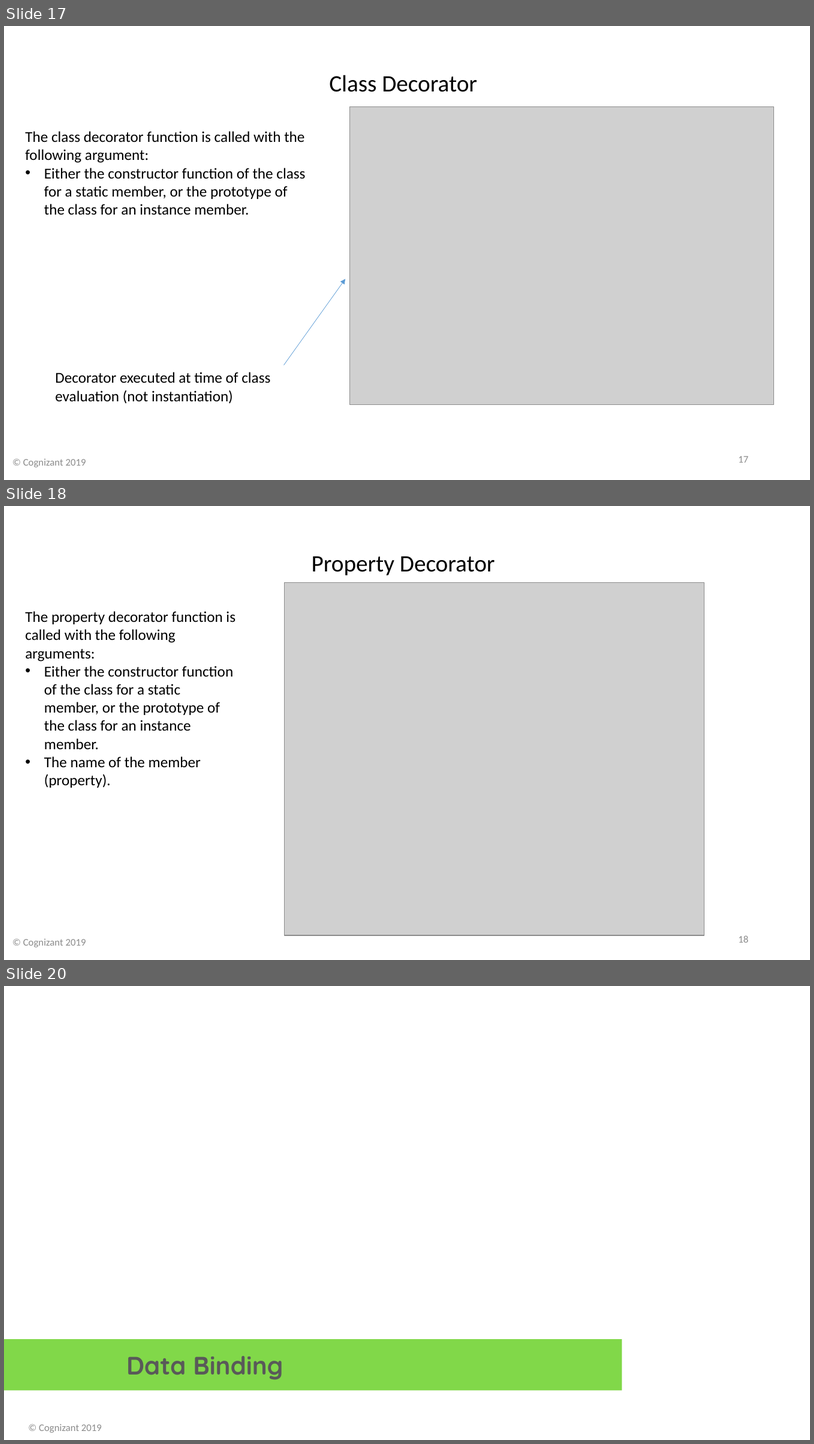
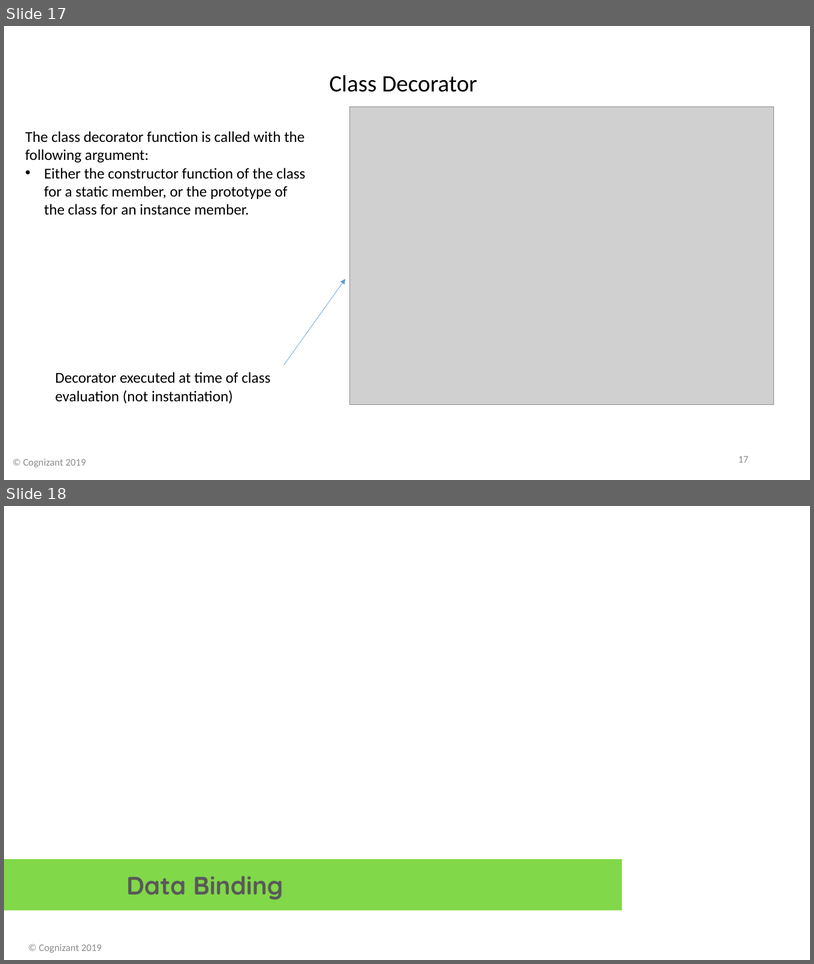
Before and after one commit to davembrownx/PowerPoint-Decks, a slide deck: Angular 8 Day 2 Basic Concepts and Binding.pptx. Shown one above the other, each under a label of ours: slides 17, 18 and 20 before the commit, slides 17 and 18 after it; the slides between them are not shown. The pictures are 814x1444 and 814x964 pixels, drawn with LibreOffice and Linux fonts; fonts in the diff are those of the drawing; grey boxes stand for pictures; background and template pictures are left out. Boxes give left, top, right and bottom in pixels: in the first picture for what was removed or moved away, otherwise in the second. Text is boxed around its words. In the diff, an @@ line names an element or a change of style, - is before the commit and + after.

```diff
--- a/Angular 8 Day 2 Basic Concepts and Binding.pptx
+++ b/Angular 8 Day 2 Basic Concepts and Binding.pptx
@@ slide 18 removed at [4, 506, 810, 960], background picture (left out) @@
@@ title removed at [312, 506, 495, 549] @@
-Decorators
@@ text removed at [312, 556, 495, 576] @@
-Property Decorator
@@ picture removed at [285, 583, 705, 936] @@
@@ text removed at [25, 611, 236, 787] @@
-The property decorator function is called with the following arguments:
-• Either the constructor function of the class for a static member, or the prototype of the class for an instance member.
-• The name of the member (property).
@@ page number removed at [738, 935, 749, 942] @@
-18
@@ text removed at [23, 938, 86, 947] @@
-© Cognizant 2019
@@ what was slide 20 is now slide 18 @@
```
Also in this commit, not shown: 1 slide changed, 1 other slide removed.
